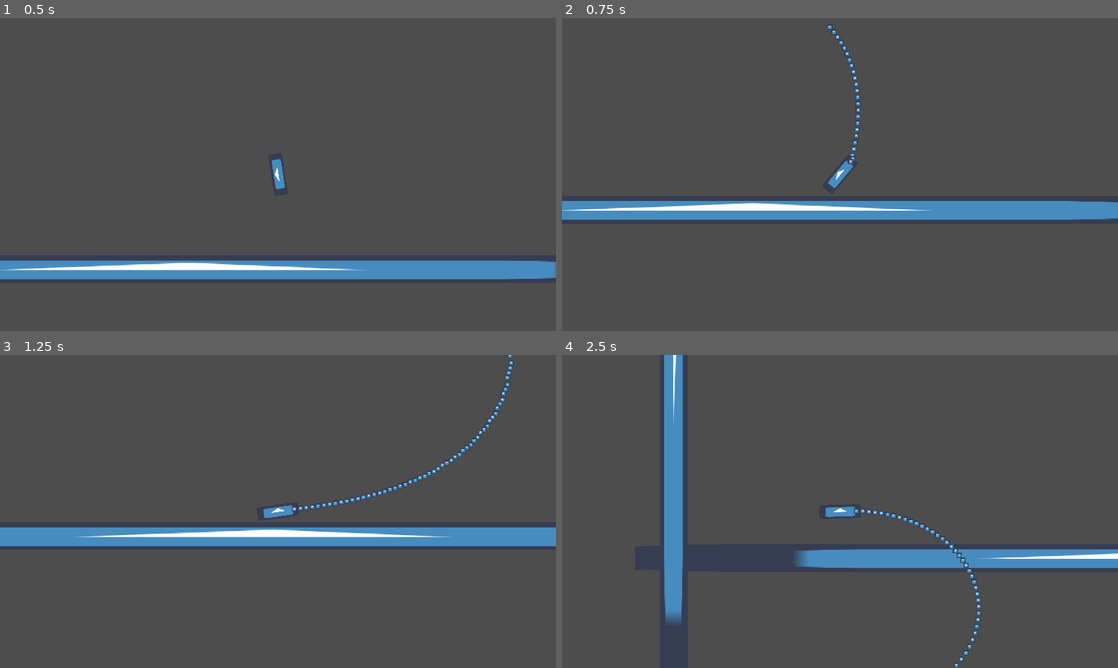
Above: before the commit, frames 1-4 (two rows, left to right).
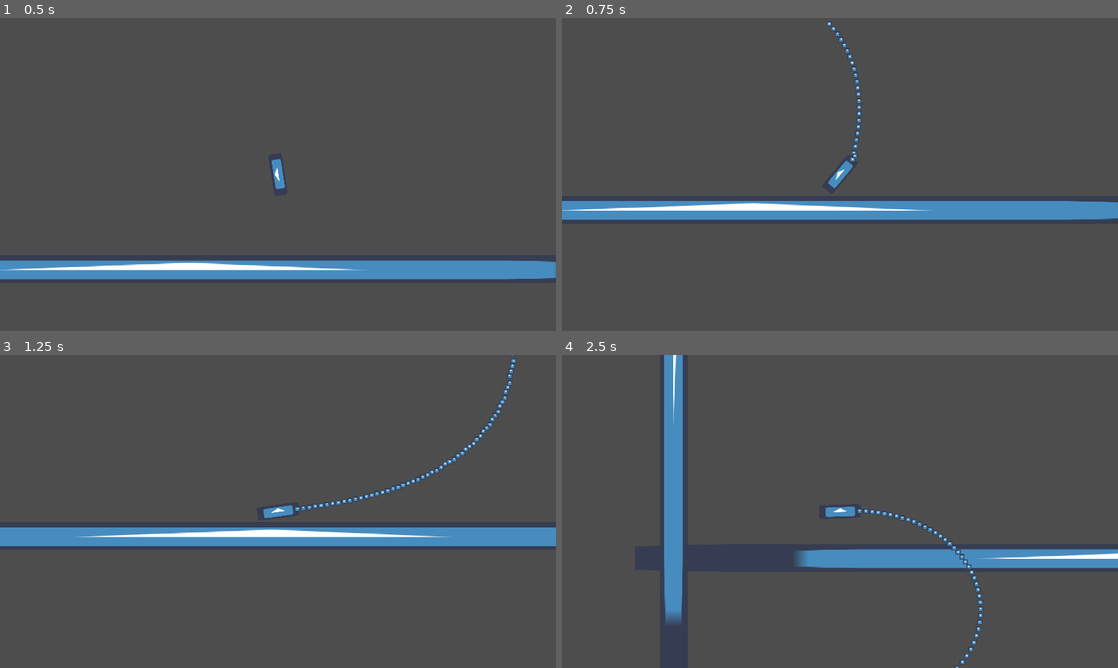
Above: after the commit, the same moments.

Repository: SmallConfusion/The-Gatler
Game: Godot game, scene res://scenes/levels/level_1.tscn
Same seed, same stepped clock (60 frames per second), same inputs: the game is played once before the commit and once after it. The engine's default icon, where the game draws it, is replaced by a stand-in: a white triangle on a blue panel in a dark square.
Inputs (mouse positions are in pixels of both pictures, inside the frame that each line leads up to):
- Up to frame 1 (0.5 s): no input
- Up to frame 2 (0.75 s): move the mouse to (962, 158) at 0.52 s; press the mouse at (962, 158) at 0.53 s
- Up to frame 3 (1.25 s): no input
- Up to frame 4 (2.5 s): move the mouse to (728, 527) at 1.27 s; release the mouse at (728, 527) at 1.28 s; click (728, 527) at 1.35 s; move the mouse to (895, 442) at 2.02 s; press the mouse at (895, 442) at 2.03 s

Frame 1 is identical in both runs. In frame 2, 0.3% of the frame differs, in the area x 47-54%, y 1-47%; in frame 3, 0.5%, in the area x 52-93%, y 0-50%; in frame 4, 0.5%.

Commit message:
Removed unnecessary scenes and organized

Diff:
--- a/src/scenes/components/bullet_movement.tscn
+++ /dev/null
@@ -1,6 +0,0 @@
-[gd_scene load_steps=2 format=3 uid="uid://wdqxmy4hr5y0"]
-
-[ext_resource type="Script" path="res://scripts/components/bullet_movement.gd" id="1_08f12"]
-
-[node name="BulletMovement" type="Node"]
-script = ExtResource("1_08f12")
--- a/src/scenes/components/death.tscn
+++ /dev/null
@@ -1,6 +0,0 @@
-[gd_scene load_steps=2 format=3 uid="uid://g10lgrsy5kkh"]
-
-[ext_resource type="Script" path="res://scripts/components/death.gd" id="1_fofq3"]
-
-[node name="Death" type="Node"]
-script = ExtResource("1_fofq3")
--- a/src/scenes/components/gun.tscn
+++ /dev/null
@@ -1,6 +0,0 @@
-[gd_scene load_steps=2 format=3 uid="uid://dt6egjbb5g5um"]
-
-[ext_resource type="Script" path="res://scripts/components/gun.gd" id="1_oxxgc"]
-
-[node name="Gun" type="Node2D"]
-script = ExtResource("1_oxxgc")
--- a/src/scenes/components/health.tscn
+++ /dev/null
@@ -1,6 +0,0 @@
-[gd_scene load_steps=2 format=3 uid="uid://ynife4nm3j14"]
-
-[ext_resource type="Script" path="res://scripts/components/health.gd" id="1_lkdgd"]
-
-[node name="Health" type="Node"]
-script = ExtResource("1_lkdgd")
--- a/src/scenes/components/hitbox.tscn
+++ /dev/null
@@ -1,8 +0,0 @@
-[gd_scene load_steps=2 format=3 uid="uid://br31566vlf14n"]
-
-[ext_resource type="Script" path="res://scripts/components/hitbox.gd" id="1_o688p"]
-
-[node name="Hitbox" type="Area2D"]
-script = ExtResource("1_o688p")
-
-[node name="CollisionShape2D" type="CollisionShape2D" parent="."]
--- a/src/scenes/components/hurtbox.tscn
+++ /dev/null
@@ -1,10 +0,0 @@
-[gd_scene load_steps=2 format=3 uid="uid://bnk3gn6riy7xw"]
-
-[ext_resource type="Script" path="res://scripts/components/hurtbox.gd" id="1_p8cwg"]
-
-[node name="Hurtbox" type="Area2D"]
-script = ExtResource("1_p8cwg")
-
-[node name="CollisionShape2D" type="CollisionShape2D" parent="."]
-
-[connection signal="area_entered" from="." to="." method="_on_area_entered"]
--- a/src/scenes/objects/bullets/player_bullet.tscn
+++ b/src/scenes/objects/bullets/player_bullet.tscn
@@ -1,10 +1,10 @@
 [gd_scene load_steps=8 format=3 uid="uid://f2no3a12nwma"]
 
 [ext_resource type="Script" path="res://scripts/objects/bullet.gd" id="1_lcclh"]
-[ext_resource type="PackedScene" uid="uid://wdqxmy4hr5y0" path="res://scenes/components/bullet_movement.tscn" id="2_o0f6w"]
-[ext_resource type="PackedScene" uid="uid://bnk3gn6riy7xw" path="res://scenes/components/hurtbox.tscn" id="3_od46q"]
+[ext_resource type="Script" path="res://scripts/components/bullet_movement.gd" id="3_b6pxg"]
 [ext_resource type="Texture2D" uid="uid://bnb0ah6gxki3b" path="res://icon.png" id="4_napun"]
 [ext_resource type="Script" path="res://scripts/components/death.gd" id="5_llu0b"]
+[ext_resource type="Script" path="res://scripts/components/hurtbox.gd" id="6_taqbn"]
 [ext_resource type="Script" path="res://scripts/components/health.gd" id="6_yiw07"]
 
 [sub_resource type="RectangleShape2D" id="RectangleShape2D_p37rw"]
@@ -13,18 +13,12 @@
 [node name="Bullet" type="Node2D"]
 script = ExtResource("1_lcclh")
 
-[node name="BulletMovement" parent="." instance=ExtResource("2_o0f6w")]
-
-[node name="Hurtbox" parent="." instance=ExtResource("3_od46q")]
-collision_layer = 2
-collision_mask = 2
-
-[node name="CollisionShape2D" parent="Hurtbox" index="0"]
-shape = SubResource("RectangleShape2D_p37rw")
-
 [node name="Icon" type="Sprite2D" parent="."]
 scale = Vector2(0.1875, 0.1875)
 texture = ExtResource("4_napun")
+
+[node name="BulletMovement" type="Node" parent="."]
+script = ExtResource("3_b6pxg")
 
 [node name="Death" type="Node" parent="."]
 script = ExtResource("5_llu0b")
@@ -32,4 +26,8 @@
 [node name="Health" type="Node" parent="."]
 script = ExtResource("6_yiw07")
 
-[editable path="Hurtbox"]
+[node name="Hurtbox" type="Area2D" parent="."]
+script = ExtResource("6_taqbn")
+
+[node name="CollisionShape2D" type="CollisionShape2D" parent="Hurtbox"]
+shape = SubResource("RectangleShape2D_p37rw")
--- a/src/scenes/objects/player.tscn
+++ b/src/scenes/objects/player.tscn
@@ -1,11 +1,11 @@
-[gd_scene load_steps=11 format=3 uid="uid://dxfytd662m1kl"]
+[gd_scene load_steps=10 format=3 uid="uid://dxfytd662m1kl"]
 
 [ext_resource type="Script" path="res://scripts/objects/player.gd" id="1_6snto"]
 [ext_resource type="Texture2D" uid="uid://bnb0ah6gxki3b" path="res://icon.png" id="2_tpl1p"]
-[ext_resource type="PackedScene" uid="uid://br31566vlf14n" path="res://scenes/components/hitbox.tscn" id="3_8jei0"]
-[ext_resource type="PackedScene" uid="uid://ynife4nm3j14" path="res://scenes/components/health.tscn" id="4_txch8"]
-[ext_resource type="PackedScene" uid="uid://g10lgrsy5kkh" path="res://scenes/components/death.tscn" id="5_aikqp"]
-[ext_resource type="PackedScene" uid="uid://dt6egjbb5g5um" path="res://scenes/components/gun.tscn" id="6_6io1q"]
+[ext_resource type="Script" path="res://scripts/components/gun.gd" id="3_exkqj"]
+[ext_resource type="Script" path="res://scripts/components/hitbox.gd" id="5_mnns8"]
+[ext_resource type="Script" path="res://scripts/components/health.gd" id="6_5c56t"]
+[ext_resource type="Script" path="res://scripts/components/death.gd" id="7_eu0sl"]
 [ext_resource type="PackedScene" uid="uid://f2no3a12nwma" path="res://scenes/objects/bullets/player_bullet.tscn" id="7_ivlbb"]
 
 [sub_resource type="PhysicsMaterial" id="PhysicsMaterial_xclvi"]
@@ -13,9 +13,6 @@
 bounce = 0.1
 
 [sub_resource type="RectangleShape2D" id="RectangleShape2D_ptnw6"]
-size = Vector2(96, 32)
-
-[sub_resource type="RectangleShape2D" id="RectangleShape2D_28hxc"]
 size = Vector2(96, 32)
 
 [node name="Player" type="RigidBody2D"]
@@ -36,18 +33,19 @@
 
 [node name="Camera2D" type="Camera2D" parent="."]
 
-[node name="Hitbox" parent="." instance=ExtResource("3_8jei0")]
-
-[node name="CollisionShape2D" parent="Hitbox" index="0"]
-position = Vector2(-2.08432e-14, -4.76837e-07)
-shape = SubResource("RectangleShape2D_28hxc")
-
-[node name="Health" parent="." instance=ExtResource("4_txch8")]
-
-[node name="Death" parent="." instance=ExtResource("5_aikqp")]
-
-[node name="Gun" parent="." instance=ExtResource("6_6io1q")]
-position = Vector2(38, 0)
+[node name="Gun" type="Node2D" parent="."]
+position = Vector2(45, -1.96701e-06)
+script = ExtResource("3_exkqj")
 bullet_scene = ExtResource("7_ivlbb")
 
-[editable path="Hitbox"]
+[node name="Hitbox" type="Area2D" parent="."]
+script = ExtResource("5_mnns8")
+
+[node name="CollisionShape2D2" type="CollisionShape2D" parent="Hitbox"]
+shape = SubResource("RectangleShape2D_ptnw6")
+
+[node name="Health" type="Node" parent="."]
+script = ExtResource("6_5c56t")
+
+[node name="Death" type="Node" parent="."]
+script = ExtResource("7_eu0sl")
--- a/src/scripts/components/hurtbox.gd
+++ b/src/scripts/components/hurtbox.gd
@@ -1,4 +1,4 @@
-extends Node
+extends Area2D
 class_name Hurtbox
 
 @export var damage := 1.0
